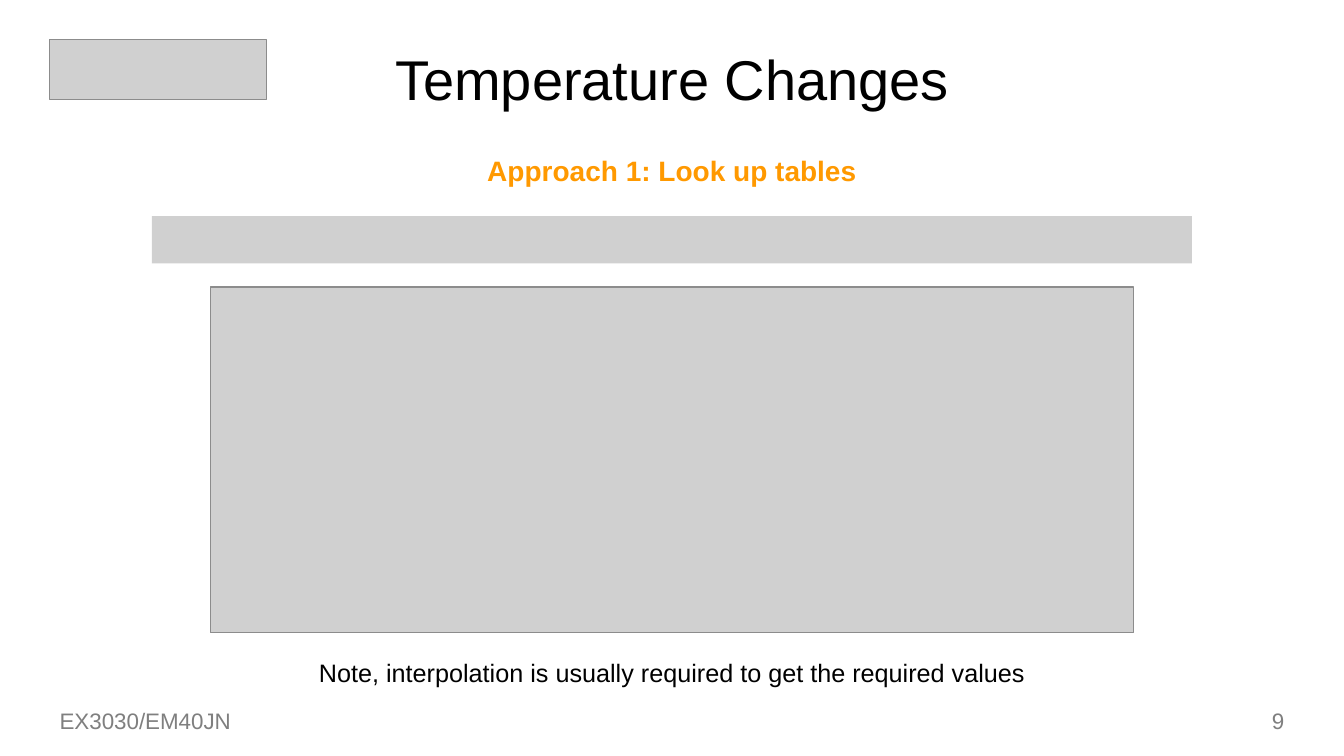
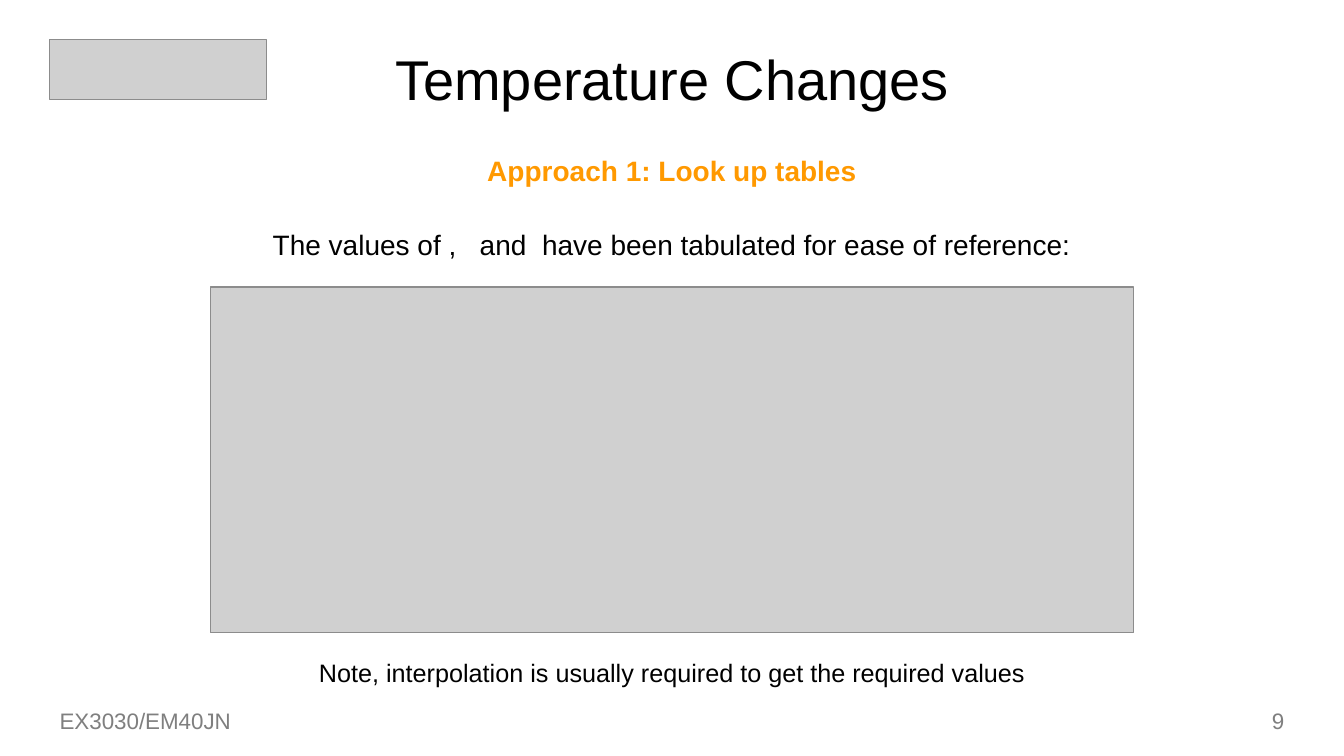
Before and after one commit to toastedcrumpets/HMMT, a slide deck: slide 9 of oldnotes/Week7-02.pptx. Drawn at 1344x756 pixels with LibreOffice and Linux fonts; fonts in the diff are those of the drawing; grey boxes stand for pictures. Boxes give left, top, right and bottom in pixels: in the first picture for what was removed or moved away, otherwise in the second. Text is boxed around its words. In the diff, an @@ line names an element or a change of style, - is before the commit and + after.

```diff
--- a/oldnotes/Week7-02.pptx
+++ b/oldnotes/Week7-02.pptx
@@ picture removed at (152,217,1193,264) @@
@@ text added at (273,234,1070,256), 20 pt, text #000000 @@
+The values of , and have been tabulated for ease of reference:
```
Also in this commit, not shown: 11 other slides changed, 2 slides added, 8 other files.
